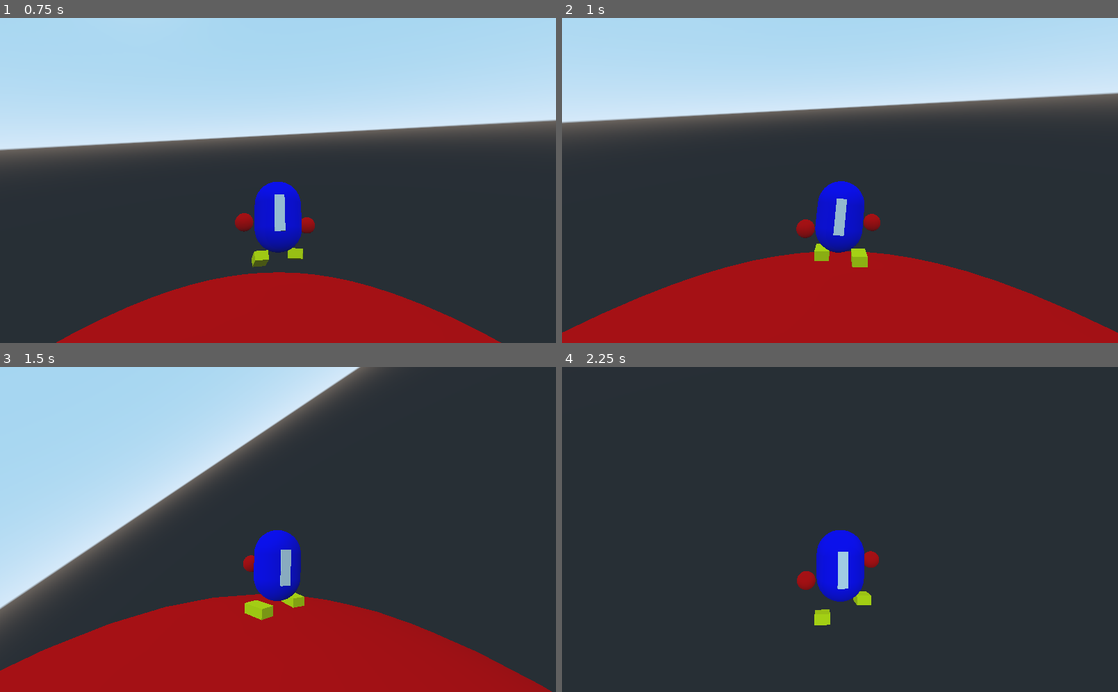
Above: before the commit, frames 1-4 (two rows, left to right).
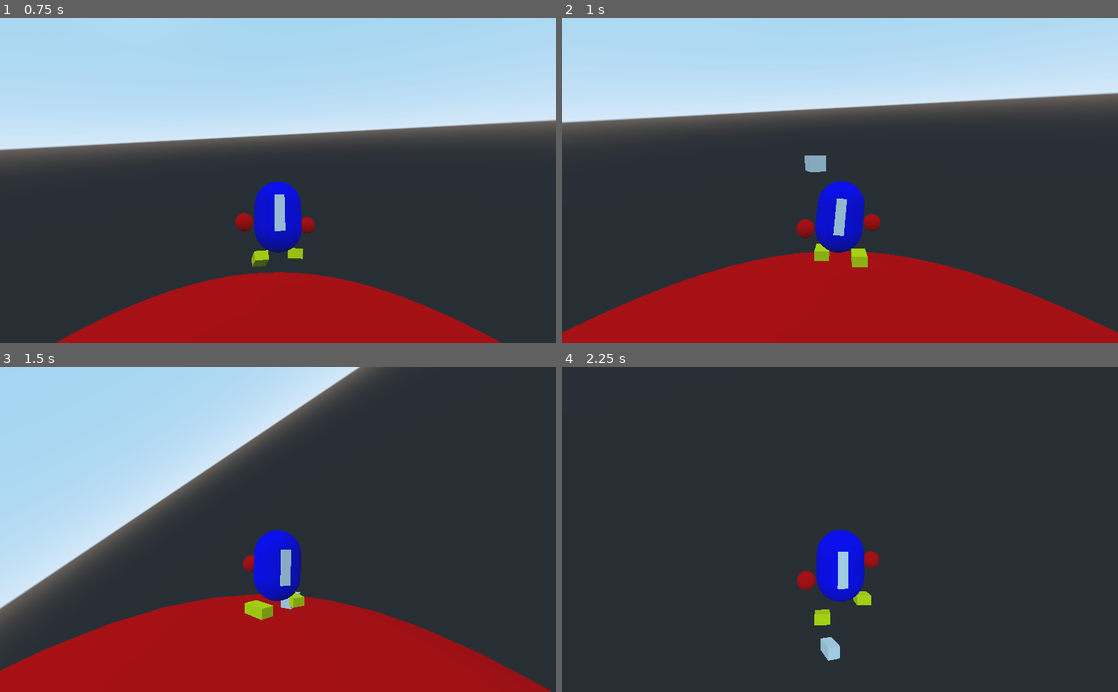
Above: after the commit, the same moments.

Repository: Sacristan/ASStro
Game: Godot game, scene res://scenes/levels/level1.tscn
Two runs of this game, one before a commit and one after it. Both use one fixed random seed, a clock stepped at 60 frames per second and the inputs below. The engine's default icon, where the game draws it, is replaced by a stand-in: a white triangle on a blue panel in a dark square.
Inputs (mouse positions are in pixels of both pictures, inside the frame that each line leads up to):
- Up to frame 1 (0.75 s): move the mouse to (305, 180) at 0.52 s; hold W (move_forward) from 0.53 s (still down); right-click (305, 180) at 0.6 s
- Up to frame 2 (1 s): keep holding W (move_forward); click (867, 180) at 0.77 s
- Up to frame 3 (1.5 s): keep holding W (move_forward); move the mouse to (250, 529) at 1.27 s; right-click (250, 529) at 1.35 s
- Up to frame 4 (2.25 s): keep holding W (move_forward); click (812, 529) at 1.52 s; move the mouse to (851, 523) at 2.02 s; right-click (851, 523) at 2.1 s

Frame 1 is identical in both runs. In frame 2, 0.2% of the frame differs, in the area x 43-48%, y 42-48%; in frame 3, less than 0.1%; in frame 4, 0.2%, in the area x 46-50%, y 83-91%.

Commit message:
placement

Diff:
--- a/AstroSomething/scenes/actors/props/ASSteroid.tscn
+++ b/AstroSomething/scenes/actors/props/ASSteroid.tscn
@@ -19,6 +19,7 @@
 
 [node name="ASSteroid" type="Area"]
 transform = Transform( 10, 0, 0, 0, 10, 0, 0, 0, 10, 19.9999, 9.18611, -9.94676 )
+collision_layer = 3
 script = ExtResource( 4 )
 acceleration = 20.0
 
--- /dev/null
+++ b/AstroSomething/scenes/actors/props/Dynamite.tscn
@@ -0,0 +1,12 @@
+[gd_scene load_steps=2 format=2]
+
+[ext_resource path="res://src/Dynamite.gd" type="Script" id=1]
+
+[node name="Dynamite" type="Spatial"]
+script = ExtResource( 1 )
+
+[node name="CSGBox" type="CSGBox" parent="."]
+transform = Transform( 0.5, 0, 0, 0, 0.5, 0, 0, 0, 1, 0, 0, 0 )
+width = 1.0
+height = 1.0
+depth = 1.0
--- /dev/null
+++ b/AstroSomething/src/Dynamite.gd
@@ -0,0 +1,13 @@
+extends Spatial
+
+const Timeout = 5
+
+signal onExplode
+
+func _ready():
+	yield(Global.wait(Timeout),"timeout")
+	boom()
+
+func boom():
+	emit_signal("onExplode")
+	queue_free()
--- a/AstroSomething/src/GameManager.gd
+++ b/AstroSomething/src/GameManager.gd
@@ -2,6 +2,7 @@
 class_name GameManager
 
 onready var aabb = $LevelBounds
+onready var rootNode = get_node("/root")
 
 signal onGameOver
 var gameOver = false
--- a/AstroSomething/src/Player.gd
+++ b/AstroSomething/src/Player.gd
@@ -1,5 +1,38 @@
 extends "res://_reference/Scripts/player.gd"
 class_name Player
 
+const LayerMask = 0b00000000000000000010 #assteroids
+#export(AnimationPlayer) var IntersectLayer
+const Explosive = preload("res://scenes/actors/props/Dynamite.tscn")
+
+var canPlaceExplosive = true
+
 func _ready():
 	Global.player = self
+
+func _input(event):
+	._input(event)
+
+	if(Input.is_action_just_pressed(attack_command)):
+		tryPlaceExplosive()
+
+func tryPlaceExplosive():
+	if(!canPlaceExplosive):
+		return
+	canPlaceExplosive = true
+	placeExplosive()
+
+func placeExplosive():
+	var explosive = Explosive.instance()
+	Global.gameManager.rootNode.add_child(explosive)
+	explosive.global_transform.origin = getPlacementPos()
+	explosive.global_transform.basis = global_transform.basis
+
+func getPlacementPos():
+	var pos = global_transform.origin
+#	var result = get_world().direct_space_state.intersect_ray(global_transform.origin, -global_transform.basis.y,[], LayerMask)
+#
+#	if(!result.empty()):
+#		pos = result["position"]
+
+	return pos - global_transform.basis.z * 3 - global_transform.basis.y * 2
